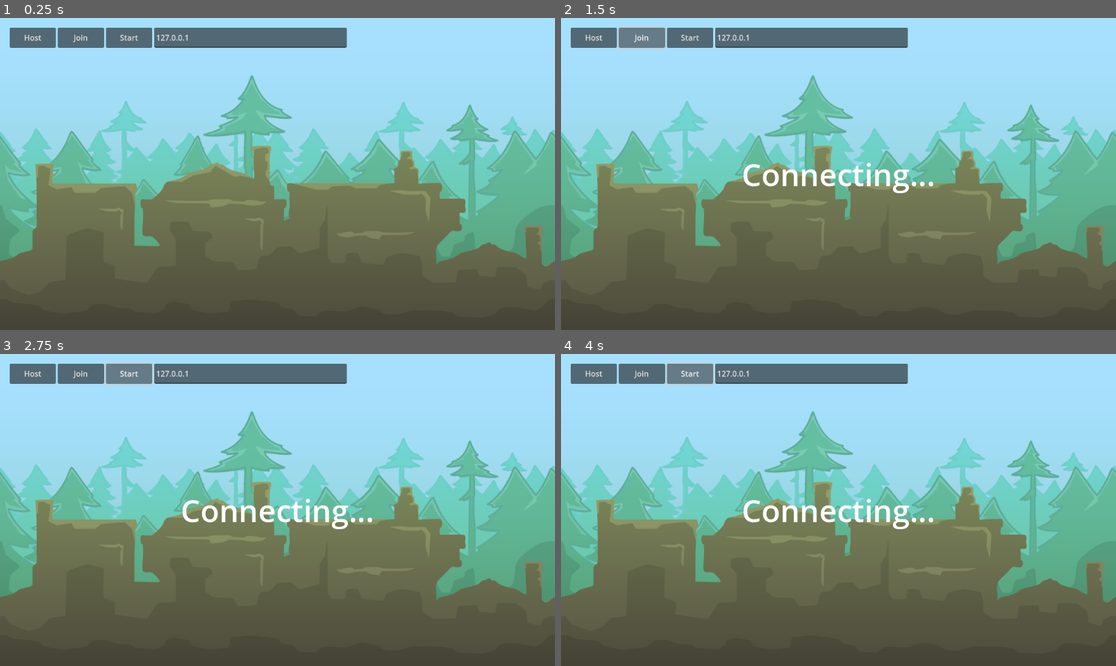
Above: before the commit, frames 1-4 (two rows, left to right).
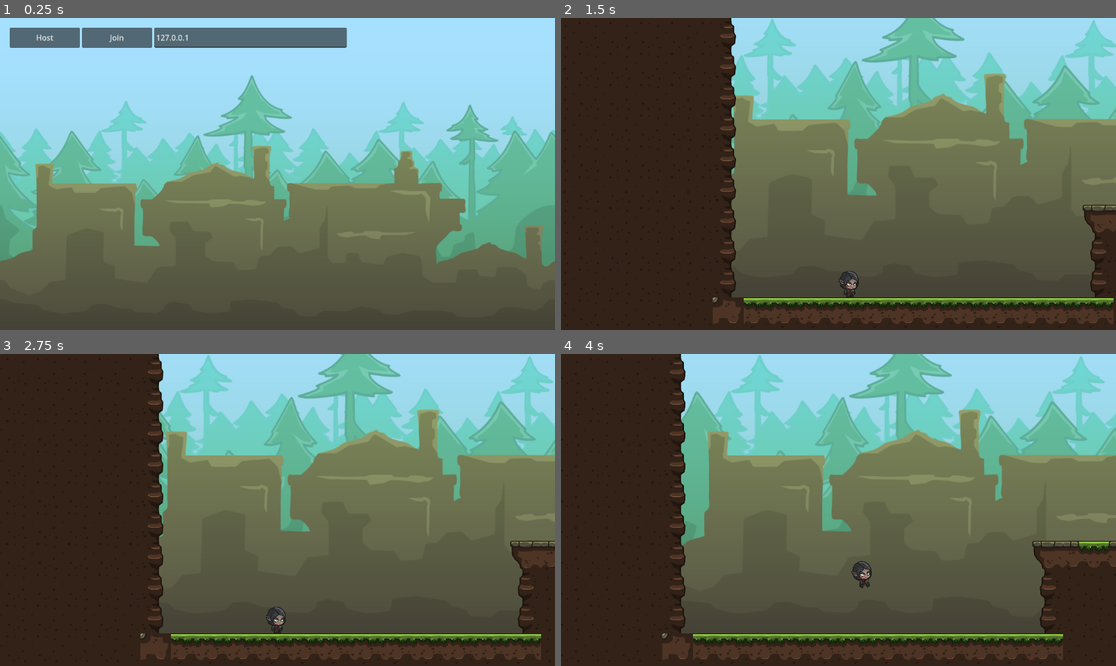
Above: after the commit, the same moments.

Repository: haseebzeeshan2010/godot-3d-multiplayer
Game: Godot game, scene res://levels/menu/menu.tscn
Two runs of this game, one before a commit and one after it. Both use one fixed random seed, a clock stepped at 60 frames per second and the inputs below.
Inputs (mouse positions are in pixels of both pictures, inside the frame that each line leads up to):
- Up to frame 1 (0.25 s): no input
- Up to frame 2 (1.5 s): click "Host" at 0.5 s; click (644, 36) at 1.25 s, where only the run before the commit has a clickable "Join"
- Up to frame 3 (2.75 s): click (127, 372) at 2 s, where only the run before the commit has a clickable "Start"
- Up to frame 4 (4 s): click (688, 372) at 2.75 s, where only the run before the commit has a clickable "Start"; tap Enter at 3.5 s; hold D (move_right) from 3.53 s (still down); tap W (jump) at 3.77 s

The runs differ from the first frame. In frame 1, 0.2% of the frame differs, in the area x 4-25%, y 3-10%; in frame 2, 71%, in the area x 0-100%, y 0-100%; in frame 3, 70%; in frame 4, 69%.

Commit message:
Spawn Level on both Host and Clients

Diff:
--- a/levels/menu/menu.gd
+++ b/levels/menu/menu.gd
@@ -1,7 +1,12 @@
-extends Control
+extends Node
 
+@export var ui: Control
+@export var level_container: Node
+@export var level_scene: PackedScene
 @export var ip_line_edit: LineEdit
 @export var status_label: Label
+@export var not_connected_hbox: HBoxContainer
+@export var host_hbox: HBoxContainer
 
 # Called when the node enters the scene tree for the first time.
 func _ready():
@@ -9,17 +14,34 @@
 	multiplayer.connected_to_server.connect(_on_connected_to_server)
 
 func _on_host_button_pressed():
+	not_connected_hbox.hide()
+	host_hbox.show()
+	status_label.text = "Hosting!"
 	Lobby.create_game()
 
+
 func _on_join_button_pressed():
+	not_connected_hbox.hide()
 	Lobby.join_game(ip_line_edit.text)
 	status_label.text = "Connecting..."
 
 func _on_start_button_pressed():
-	pass # Replace with function body.
+	hide_menu.rpc()
+	change_level.call_deferred(level_scene) # Use call_deferred to avoid changing scene during signal emission
+
+func change_level(scene):
+	for c in level_container.get_children():
+		level_container.remove_child(c)
+		c.queue_free()
+	level_container.add_child(scene.instantiate())
 
 func _on_connection_failed():
 	status_label.text = "Failed to connect"
+	not_connected_hbox.show()
 
 func _on_connected_to_server():
 	status_label.text = "Connected!"
+
+@rpc("call_local", "authority", "reliable")
+func hide_menu():
+	ui.hide()
--- a/levels/menu/menu.tscn
+++ b/levels/menu/menu.tscn
@@ -1,7 +1,8 @@
-[gd_scene load_steps=6 format=3 uid="uid://bvgsxis3wx1uj"]
+[gd_scene load_steps=7 format=3 uid="uid://bvgsxis3wx1uj"]
 
 [ext_resource type="Texture2D" uid="uid://bja0wl8tcw71c" path="res://art/backgrounds/background_01.png" id="1_1iesk"]
 [ext_resource type="Script" uid="uid://cdov2f2kln1br" path="res://levels/menu/menu.gd" id="1_f5yhj"]
+[ext_resource type="PackedScene" uid="uid://cve0qd5mawyvu" path="res://levels/level_01/level_01.tscn" id="2_4wbge"]
 [ext_resource type="Texture2D" uid="uid://bujx43rcy5b85" path="res://art/backgrounds/background_02.png" id="2_f5yhj"]
 
 [sub_resource type="SystemFont" id="SystemFont_4wbge"]
@@ -11,18 +12,32 @@
 font = SubResource("SystemFont_4wbge")
 font_size = 64
 
-[node name="Menu" type="Control" node_paths=PackedStringArray("ip_line_edit", "status_label")]
+[node name="Menu" type="Node" node_paths=PackedStringArray("ui", "level_container", "ip_line_edit", "status_label", "not_connected_hbox", "host_hbox")]
+script = ExtResource("1_f5yhj")
+ui = NodePath("UI")
+level_container = NodePath("Level")
+level_scene = ExtResource("2_4wbge")
+ip_line_edit = NodePath("UI/NotConnectedHBox/IPLineEdit")
+status_label = NodePath("UI/StatusLabel")
+not_connected_hbox = NodePath("UI/NotConnectedHBox")
+host_hbox = NodePath("UI/HostHBox")
+
+[node name="Level" type="Node" parent="."]
+
+[node name="LevelSpawner" type="MultiplayerSpawner" parent="."]
+_spawnable_scenes = PackedStringArray("uid://cve0qd5mawyvu")
+spawn_path = NodePath("../Level")
+spawn_limit = 1
+
+[node name="UI" type="Control" parent="."]
 layout_mode = 3
 anchors_preset = 15
 anchor_right = 1.0
 anchor_bottom = 1.0
 grow_horizontal = 2
 grow_vertical = 2
-script = ExtResource("1_f5yhj")
-ip_line_edit = NodePath("HBoxContainer/IPLineEdit")
-status_label = NodePath("StatusLabel")
 
-[node name="BackgroundTrees" type="TextureRect" parent="."]
+[node name="BackgroundTrees" type="TextureRect" parent="UI"]
 layout_mode = 1
 anchors_preset = 15
 anchor_right = 1.0
@@ -32,7 +47,7 @@
 texture = ExtResource("1_1iesk")
 expand_mode = 2
 
-[node name="BackgroundHouses" type="TextureRect" parent="."]
+[node name="BackgroundHouses" type="TextureRect" parent="UI"]
 layout_mode = 1
 anchors_preset = 15
 anchor_right = 1.0
@@ -42,36 +57,44 @@
 texture = ExtResource("2_f5yhj")
 expand_mode = 2
 
-[node name="HBoxContainer" type="HBoxContainer" parent="."]
+[node name="NotConnectedHBox" type="HBoxContainer" parent="UI"]
 layout_mode = 0
 offset_left = 20.0
 offset_top = 20.0
 offset_right = 720.0
 offset_bottom = 62.0
 
-[node name="HostButton" type="Button" parent="HBoxContainer"]
+[node name="HostButton" type="Button" parent="UI/NotConnectedHBox"]
 layout_mode = 2
 size_flags_horizontal = 3
 text = "Host"
 
-[node name="JoinButton" type="Button" parent="HBoxContainer"]
+[node name="JoinButton" type="Button" parent="UI/NotConnectedHBox"]
 layout_mode = 2
 size_flags_horizontal = 3
 text = "Join"
 
-[node name="StartButton" type="Button" parent="HBoxContainer"]
-layout_mode = 2
-size_flags_horizontal = 3
-text = "Start"
-
-[node name="IPLineEdit" type="LineEdit" parent="HBoxContainer"]
+[node name="IPLineEdit" type="LineEdit" parent="UI/NotConnectedHBox"]
 custom_minimum_size = Vector2(400, 0)
 layout_mode = 2
 size_flags_horizontal = 3
 text = "127.0.0.1"
 placeholder_text = "Enter IP Address..."
 
-[node name="StatusLabel" type="Label" parent="."]
+[node name="HostHBox" type="HBoxContainer" parent="UI"]
+visible = false
+layout_mode = 0
+offset_left = 20.0
+offset_top = 20.0
+offset_right = 315.0
+offset_bottom = 62.0
+
+[node name="StartButton" type="Button" parent="UI/HostHBox"]
+layout_mode = 2
+size_flags_horizontal = 3
+text = "Start"
+
+[node name="StatusLabel" type="Label" parent="UI"]
 layout_mode = 1
 anchors_preset = 15
 anchor_right = 1.0
@@ -82,6 +105,6 @@
 horizontal_alignment = 1
 vertical_alignment = 1
 
-[connection signal="pressed" from="HBoxContainer/HostButton" to="." method="_on_host_button_pressed"]
-[connection signal="pressed" from="HBoxContainer/JoinButton" to="." method="_on_join_button_pressed"]
-[connection signal="pressed" from="HBoxContainer/StartButton" to="." method="_on_start_button_pressed"]
+[connection signal="pressed" from="UI/NotConnectedHBox/HostButton" to="." method="_on_host_button_pressed"]
+[connection signal="pressed" from="UI/NotConnectedHBox/JoinButton" to="." method="_on_join_button_pressed"]
+[connection signal="pressed" from="UI/HostHBox/StartButton" to="." method="_on_start_button_pressed"]
Renamed: levels/level_01.tscn -> levels/level_01/level_01.tscn
